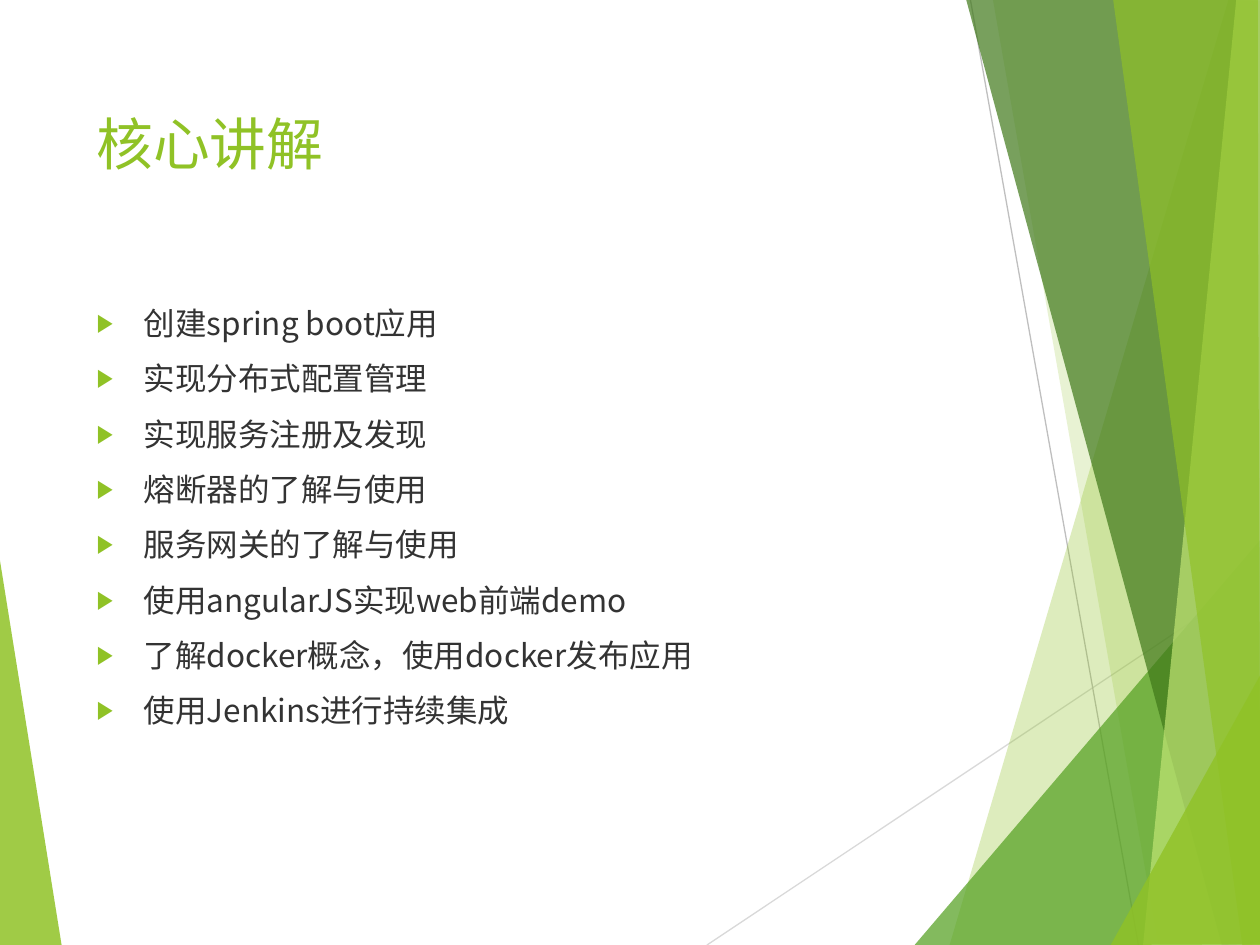
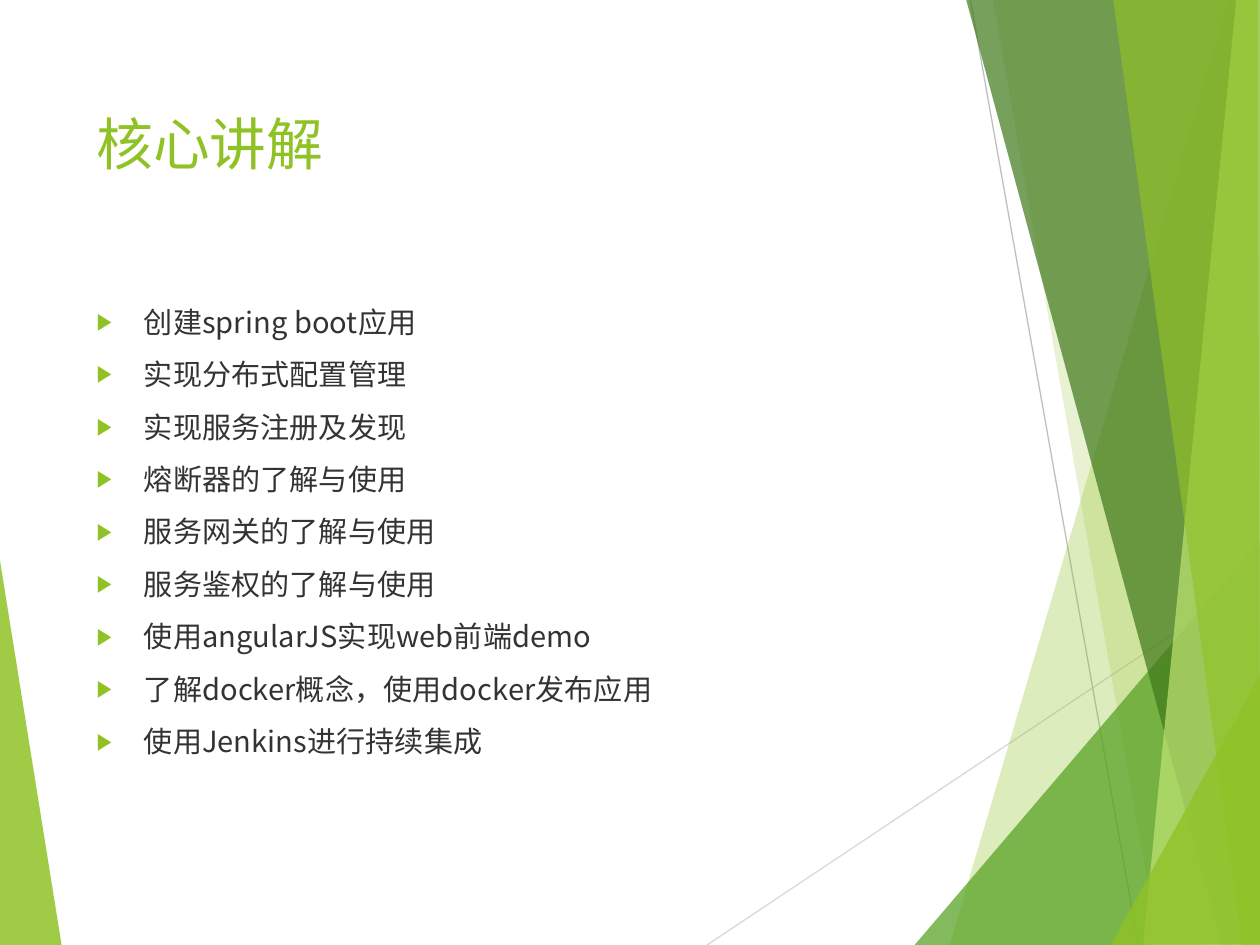
Before and after one commit to gotoworld/sc-framework, a slide deck: slide 22 of doc/bak/合时代金融-微服务架构-了解与实践.pptx. Drawn at 1260x945 pixels with LibreOffice and Linux fonts; fonts in the diff are those of the drawing; background and template pictures are left out. Boxes give left, top, right and bottom in pixels: in the first picture for what was removed or moved away, otherwise in the second. Text is boxed around its words. In the diff, an @@ line names an element or a change of style, - is before the commit and + after.

```diff
--- a/doc/bak/合时代金融-微服务架构-了解与实践.pptx
+++ b/doc/bak/合时代金融-微服务架构-了解与实践.pptx
@@ text at (x1=144, y1=308, x2=652, y2=755): size 18 to 16.6 pt @@
@@ text at (x1=144, y1=570, x2=436, y2=598): paragraph added @@
+▶ 服务鉴权的了解与使用
```
Also in this commit, not shown: 1 slide added, 2 other files.
